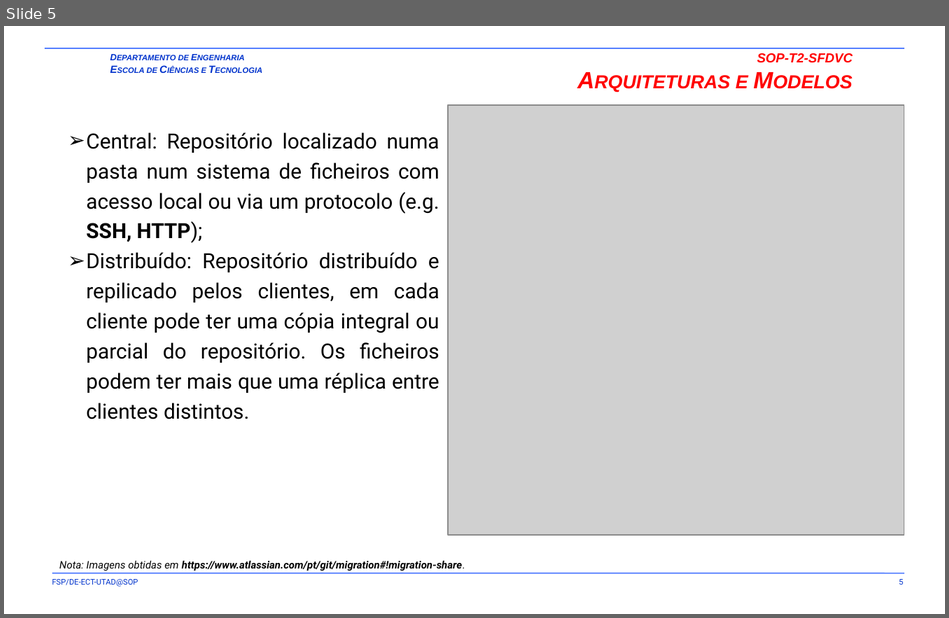
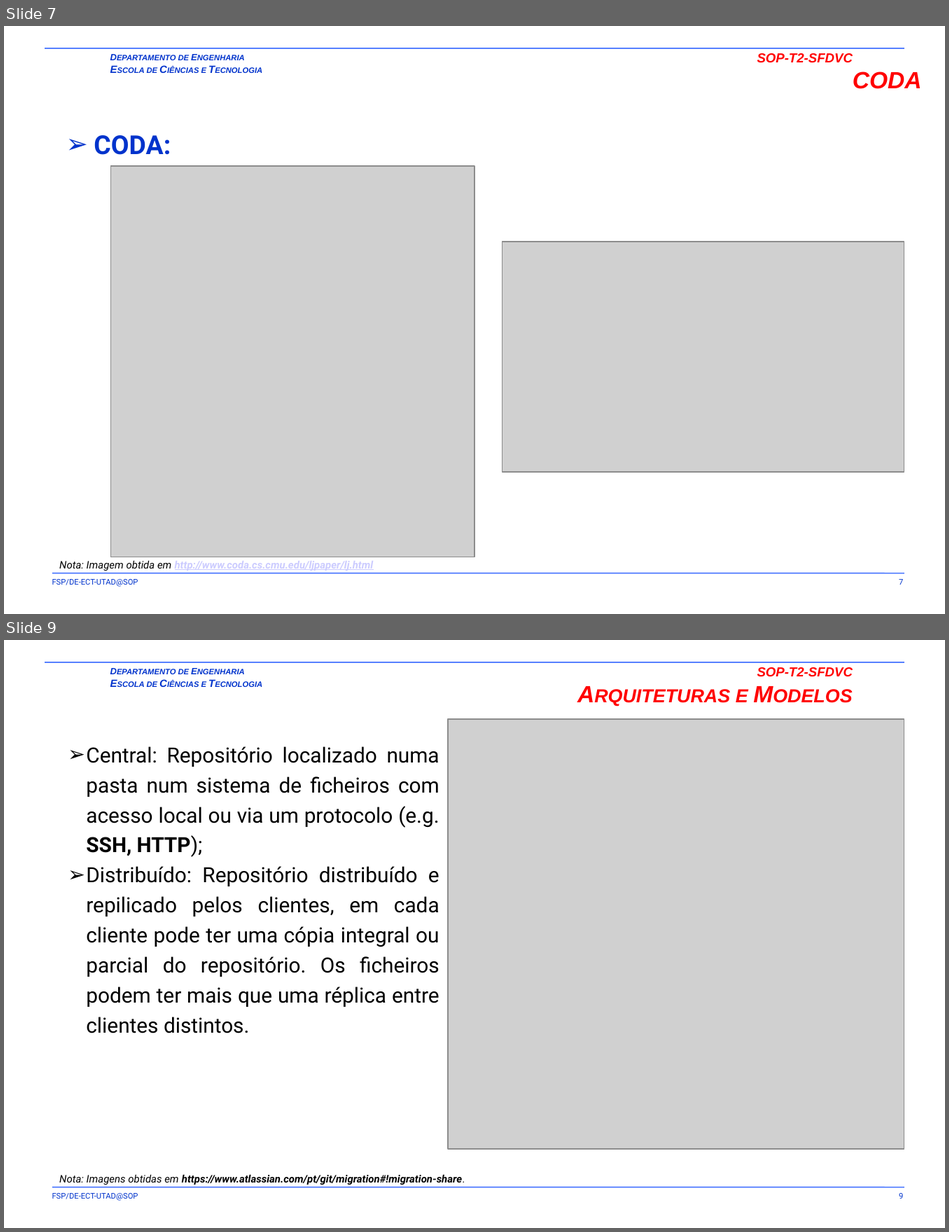
Before and after one commit to fsp864/UTAD-SOP, a slide deck: aulas/t/SOP-T2-SFDVC.pptx. Shown one above the other, each under a label of ours: slide 5 before the commit, slides 7 and 9 after it; the slides between them are not shown. The pictures are 949x618 and 949x1232 pixels, drawn with LibreOffice and Linux fonts; fonts in the diff are those of the drawing; grey boxes stand for pictures; background and template pictures are left out. Boxes give left, top, right and bottom in pixels: in the first picture for what was removed or moved away, otherwise in the second. Text is boxed around its words. In the diff, an @@ line names an element or a change of style, - is before the commit and + after.

Commit message:
update CODA

```diff
--- a/aulas/t/SOP-T2-SFDVC.pptx
+++ b/aulas/t/SOP-T2-SFDVC.pptx
@@ slide 7 added at (4,26,945,614), background picture (left out); not listed: 5 template elements that a slide beside it also shows @@
@@ title added at (757,53,922,89), 10 pt, text #FF0000, bold, italic @@
+SOP-T2-SFDVC
+CODA
@@ text added at (94,135,171,155), 20 pt, text #0033CC, bold @@
+➢ CODA:
@@ picture added at (111,166,474,557) @@
@@ picture added at (502,242,903,472) @@
@@ text added at (59,560,374,571), 8 pt, text #CCCCFF, bold, italic, underline @@
+Nota: Imagem obtida em http://www.coda.cs.cmu.edu/ljpaper/lj.html
@@ what was slide 5 is now slide 9 @@
@@ page number at (899,1193,903,1199): text changed @@
-5
+9
```
Also in this commit, not shown: 3 slides changed, 3 other slides added, 1 other file.
